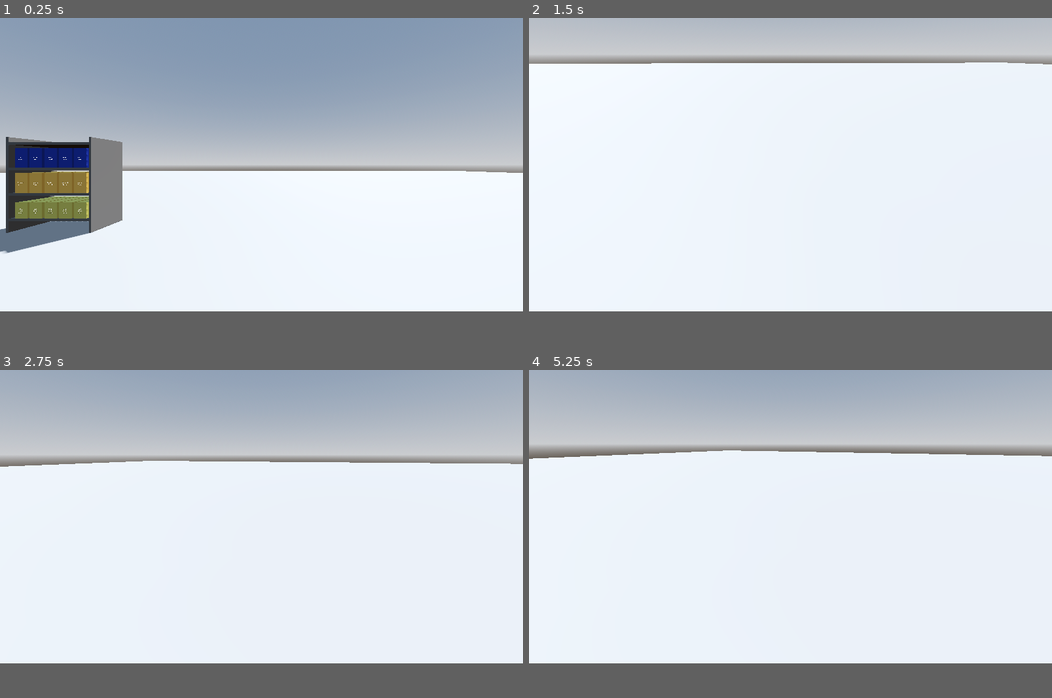
Above: before the commit, frames 1-4 (two rows, left to right).
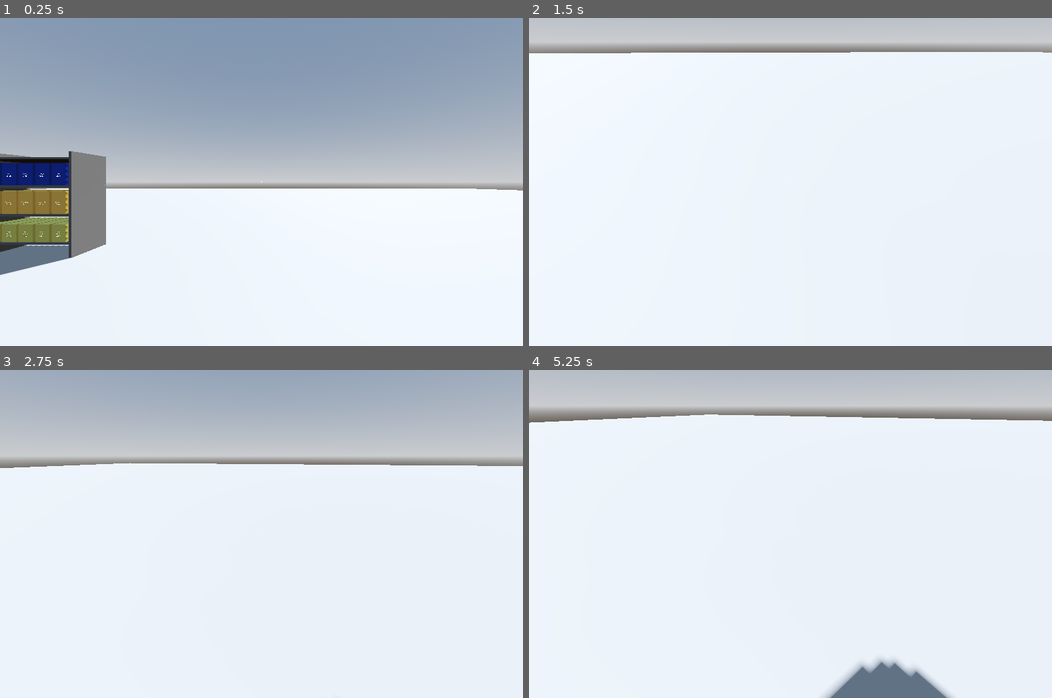
Above: after the commit, the same moments.

Repository: Allus-Interactive/speedy-shopper
Game: Godot game, scene res://game/world/shops/shop.tscn
The game is run twice, just before and just after one commit, with the same random seed, the same clock (stepped at 60 frames per second) and the same inputs.
Inputs (mouse positions are in pixels of both pictures, inside the frame that each line leads up to):
- Up to frame 1 (0.25 s): no input
- Up to frame 2 (1.5 s): tap Enter at 0.5 s; move the mouse to (905, 149) at 0.52 s; hold D (product_rotate_right) 0.53-1.28 s; hold R (replace) 0.53-1.28 s; tap E (interact) at 0.6 s; click (905, 149) at 0.67 s; move the mouse to (764, 165) at 1.27 s; hold W (forwards) from 1.28 s (still down); tap R (replace) at 1.35 s; click (764, 165) at 1.42 s
- Up to frame 3 (2.75 s): keep holding W (forwards); tap E (interact) at 1.55, 2.1 s; tap Space at 2 s; move the mouse to (271, 511) at 2.02 s; hold R (replace) from 2.03 s (still down); click (271, 511) at 2.17 s
- Up to frame 4 (5.25 s): keep holding W (forwards); move the mouse to (785, 520) at 2.77 s; release R (replace) at 2.78 s; tap R (replace) at 2.85, 4.35 s; click (785, 520) at 2.92 s; tap E (interact) at 3.05, 3.6, 4.55, 5.1 s; move the mouse to (827, 520) at 3.52 s; hold R (replace) 3.53-4.28 s; click (827, 520) at 3.67 s; move the mouse to (748, 514) at 4.27 s; click (748, 514) at 4.42 s; move the mouse to (795, 517) at 5.02 s; hold R (replace) from 5.03 s (still down); click (795, 517) at 5.17 s
The window is 799x449 before the commit and 799x502 after it. Grey fills any space a smaller window leaves; there, only what the larger window draws over its background counts as a difference.

The runs differ from the first frame. In frame 1, 12% of the frame differs, in the area x 0-100%, y 36-79%; in frame 2, 5.6%; in frame 3, 0.7%; in frame 4, 24%, in the area x 0-100%, y 0-100%.

Commit message:
added crosshair and tooltip UI

Diff:
--- a/godot-project/game/player/player.gd
+++ b/godot-project/game/player/player.gd
@@ -22,6 +22,14 @@
 @onready var neck: Node3D = $Neck
 @onready var camera: Camera3D = $Neck/Camera3D
 @onready var ray_cast_3d: RayCast3D = $Neck/Camera3D/RayCast3D
+
+# UI
+@onready var crosshair: ColorRect = $CanvasLayer/Control/Crosshair
+@onready var tooltip_panel: Panel = $CanvasLayer/Control/TooltipPanel
+@onready var tooltip_label: Label = $CanvasLayer/Control/TooltipPanel/TooltipLabel
+
+func _ready() -> void:
+	tooltip_panel.hide()
 
 func _unhandled_input(event: InputEvent) -> void:
 	# Capture mouse input when not inspecting a product
@@ -43,7 +51,7 @@
 			neck.rotate_y(-event.relative.x * 0.01)
 			camera.rotate_x(-event.relative.y * 0.01)
 			# clamp rotation
-			camera.rotation.x = clamp(camera.rotation.x, deg_to_rad(-30), deg_to_rad(60))
+			camera.rotation.x = clamp(camera.rotation.x, deg_to_rad(-45), deg_to_rad(45))
 
 func handle_product_inspection_input(delta: float) -> void:
 	if held_product == null:
@@ -87,6 +95,9 @@
 		velocity.x = move_toward(velocity.x, 0, SPEED)
 		velocity.z = move_toward(velocity.z, 0, SPEED)
 
+	# Update the interaction tooltip
+	update_tooltip()
+	# Move the player
 	move_and_slide()
 
 func _process(delta: float) -> void:
@@ -97,6 +108,7 @@
 	if is_inspecting_product and Input.is_action_pressed("replace"):
 		return_held_product()
 
+	# Scan the barcode when clicked
 	if is_inspecting_product and Input.is_mouse_button_pressed(MOUSE_BUTTON_LEFT):
 		scan_barcode()
 
@@ -129,6 +141,10 @@
 	# Make the mouse visible
 	Input.set_mouse_mode(Input.MOUSE_MODE_VISIBLE)
 
+	# Hide the crosshair and tooltip
+	crosshair.hide()
+	tooltip_panel.hide()
+
 	product.disable_barcode_hitbox(false)
 
 func return_held_product() -> void:
@@ -145,6 +161,10 @@
 
 	# Confine Mouse to screen
 	Input.set_mouse_mode(Input.MOUSE_MODE_CAPTURED)
+
+	# Show the crosshair and tooltip
+	crosshair.show()
+	tooltip_panel.show()
 
 	held_product = null
 	held_product_original_parent = null
@@ -180,6 +200,34 @@
 
 	# TODO: logic to add product to cart
 	return_held_product()
+
+# Update tooltip text and crosshair colour
+func update_tooltip() -> void:
+	# If therer is no object
+	if not ray_cast_3d.is_colliding():
+		tooltip_panel.hide()
+		crosshair.modulate = Color.WHITE
+		return
+
+	var obj = ray_cast_3d.get_collider()
+
+	# if the obejct is null
+	if obj == null:
+		tooltip_panel.hide()
+		crosshair.modulate = Color.WHITE
+		return
+
+	# If the object has the 'get_interaction_tooltip' function
+	if obj.has_method("get_interaction_tooltip"):
+		tooltip_label.text = obj.get_interaction_tooltip()
+		tooltip_panel.show()
+		crosshair.modulate = Color.DARK_GREEN
+		return
+
+	# if the object has the 'interact' function
+	if obj.has_method("interact"):
+		crosshair.modulate = Color.DARK_GREEN
+		return
 
 func enter_vehicle(v: Vehicle) -> void:
 	is_in_vehicle = true
--- a/godot-project/game/player/player.tscn
+++ b/godot-project/game/player/player.tscn
@@ -28,8 +28,59 @@
 current = true
 
 [node name="RayCast3D" type="RayCast3D" parent="Neck/Camera3D" unique_id=924524563]
-target_position = Vector3(0, 0, -3)
-debug_shape_custom_color = Color(0, 1, 0, 0)
+target_position = Vector3(0, 0, -1.5)
+debug_shape_custom_color = Color(0, 0.5058824, 0, 1)
+debug_shape_thickness = 1
 
 [node name="HoldPoint" type="Marker3D" parent="Neck/Camera3D" unique_id=318646590]
 transform = Transform3D(1, 0, 0, 0, 1, 0, 0, 0, 1, 0, 0, -0.5)
+
+[node name="CanvasLayer" type="CanvasLayer" parent="." unique_id=217225702]
+process_mode = 4
+
+[node name="Control" type="Control" parent="CanvasLayer" unique_id=1235062685]
+layout_mode = 3
+anchors_preset = 0
+offset_right = 1720.0
+offset_bottom = 1080.0
+mouse_filter = 2
+
+[node name="Crosshair" type="ColorRect" parent="CanvasLayer/Control" unique_id=1705154295]
+layout_mode = 1
+anchors_preset = 8
+anchor_left = 0.5
+anchor_top = 0.5
+anchor_right = 0.5
+anchor_bottom = 0.5
+offset_left = -2.0
+offset_top = -2.0
+offset_right = 2.0
+offset_bottom = 2.0
+grow_horizontal = 2
+grow_vertical = 2
+
+[node name="TooltipPanel" type="Panel" parent="CanvasLayer/Control" unique_id=556540204]
+custom_minimum_size = Vector2(220, 75)
+layout_mode = 1
+anchors_preset = 8
+anchor_left = 0.5
+anchor_top = 0.5
+anchor_right = 0.5
+anchor_bottom = 0.5
+offset_left = -20.0
+offset_top = 30.0
+offset_right = 20.0
+offset_bottom = 70.0
+grow_horizontal = 2
+grow_vertical = 2
+
+[node name="TooltipLabel" type="Label" parent="CanvasLayer/Control/TooltipPanel" unique_id=1409749733]
+custom_minimum_size = Vector2(220, 75)
+layout_mode = 0
+offset_right = 220.0
+offset_bottom = 75.0
+theme_override_font_sizes/font_size = 20
+text = "Cereal
+Press E to Interact"
+horizontal_alignment = 1
+vertical_alignment = 1
--- a/godot-project/game/resources/products/placeholder/product_placeholder.gd
+++ b/godot-project/game/resources/products/placeholder/product_placeholder.gd
@@ -19,6 +19,12 @@
 func set_product_data(data: Product) -> void:
 	product_data = data
 	_rebuild()
+
+func get_interaction_tooltip() -> String:
+	if product_data == null:
+		return "Press E to inspect"
+
+	return "%s\nPress E to inspect" % product_data.product_name
 
 func _rebuild() -> void:
 	if mesh_instance:
--- a/godot-project/project.godot
+++ b/godot-project/project.godot
@@ -21,8 +21,8 @@
 
 [display]
 
-window/size/viewport_width=1728
-window/size/viewport_height=972
+window/size/viewport_width=1720
+window/size/viewport_height=1080
 
 [input]
 
